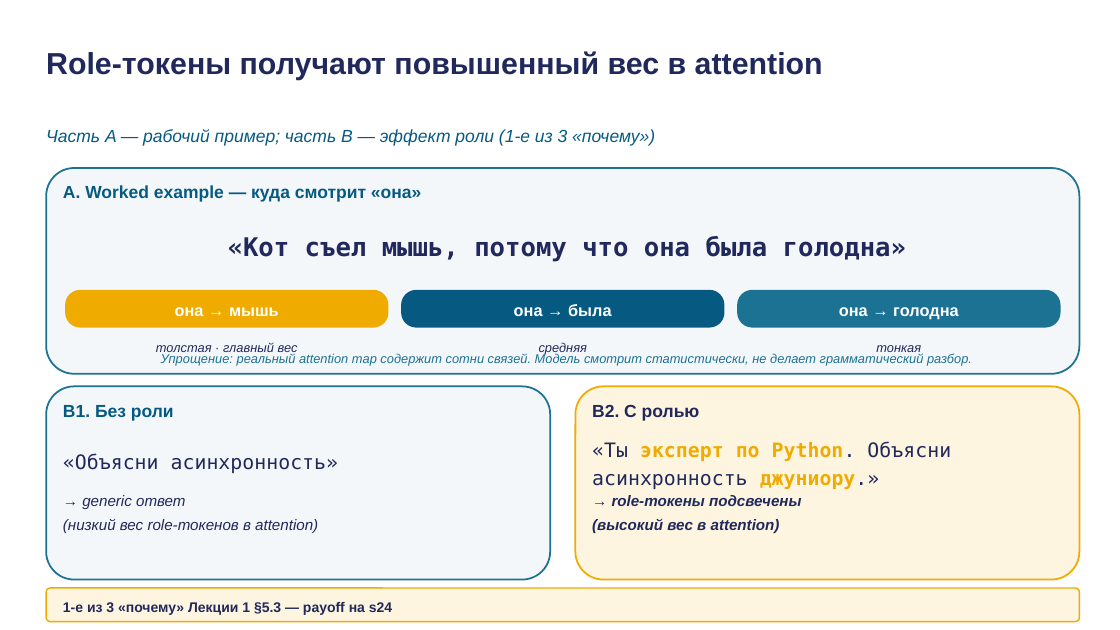
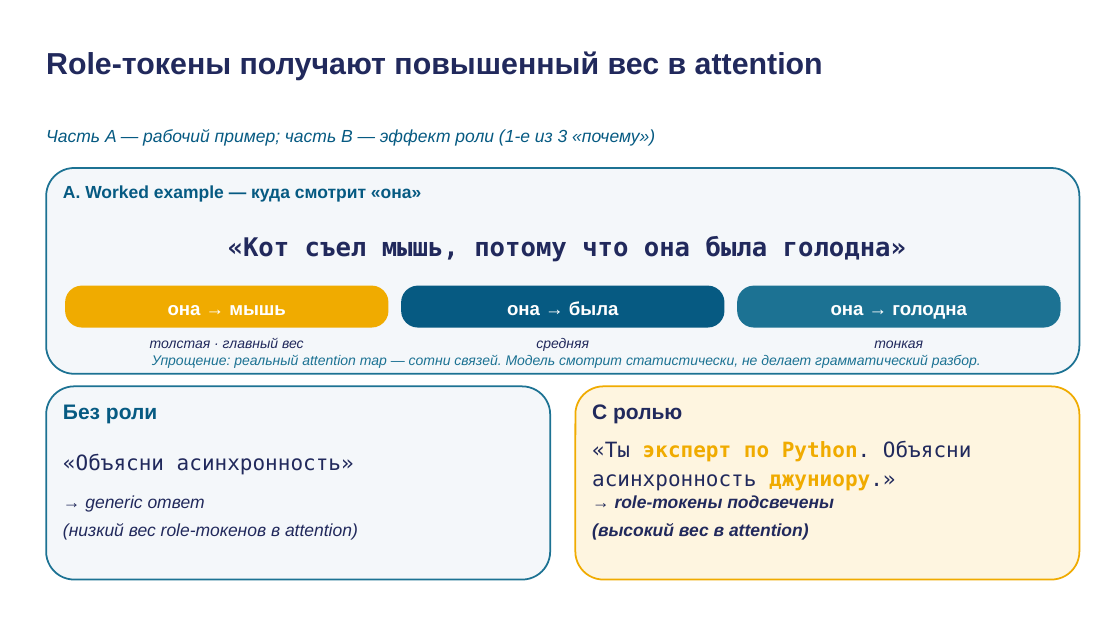
Before and after one commit to tellina-study/AI-usage-lessons, a slide deck: slide 15 of library/lectures/lec-02/rendered/lec-02.pptx. Drawn at 1120x630 pixels with LibreOffice and Linux fonts; fonts in the diff are those of the drawing. Boxes give left, top, right and bottom in pixels: in the first picture for what was removed or moved away, otherwise in the second. Text is boxed around its words. In the diff, an @@ line names an element or a change of style, - is before the commit and + after.

```diff
--- a/library/lectures/lec-02/rendered/lec-02.pptx
+++ b/library/lectures/lec-02/rendered/lec-02.pptx
@@ rounded rectangle: place and size @@
-rounded rectangle at (65,290,388,328)
+rounded rectangle at (65,286,388,328)
@@ rounded rectangle: place and size @@
-rounded rectangle at (401,290,724,328)
+rounded rectangle at (401,286,724,328)
@@ size 14 to 16 pt in 3 elements at (168,305,286,316), (507,301,619,316), (831,305,966,319) @@
@@ rounded rectangle: place and size @@
-rounded rectangle at (738,290,1061,328)
+rounded rectangle at (738,286,1061,328)
@@ size 11 to 12 pt in 3 elements at (150,338,304,348), (536,338,589,351), (874,340,923,348) @@
@@ text at (152,355,981,368): text changed; size 11 to 12 pt @@
-Упрощение: реальный attention map содержит сотни связей. Модель смотрит статистически, не делает грамматический разбор.
+Упрощение: реальный attention map — сотни связей. Модель смотрит статистически, не делает грамматический разбор.
@@ text at (63,404,157,424): text changed; size 15 to 18 pt @@
-B1. Без роли
+Без роли
@@ text at (592,404,682,424): text changed; size 15 to 18 pt @@
-B2. С ролью
+С ролью
@@ text "«Объясни асинхронность»" at (63,453,354,475): size 17 to 18 pt @@
@@ text "«Ты эксперт по Python. Объясни ..." at (592,441,971,491): size 17 to 18 pt @@
@@ text "→ generic ответ (низкий вес ..." at (63,495,358,540): size 13 to 15 pt @@
@@ text "→ role-токены подсвечены (высокий вес ..." at (592,495,834,540): size 13 to 15 pt @@
@@ rounded rectangle removed at (46,588,1080,622) @@
@@ text removed at (63,602,392,615) @@
-1-е из 3 «почему» Лекции 1 §5.3 — payoff на s24
```
Also in this commit, not shown: 16 other slides changed, 9 other files.
